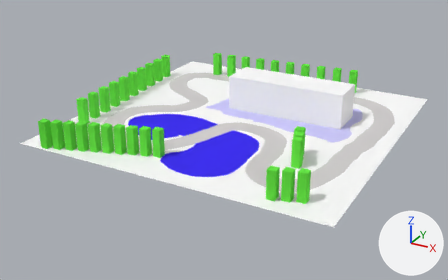
The Blender file Projekt/03-Scenes/weltDummy.blend: old version first, new version second.
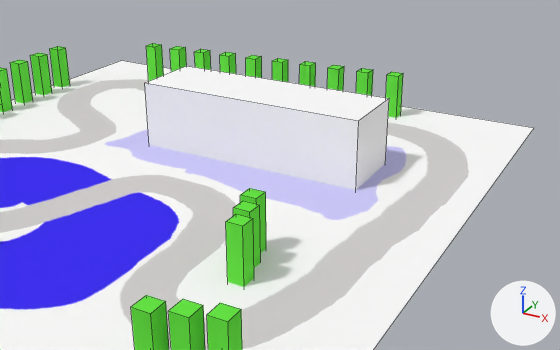
Each version appears first whole from a 50 mm lens placed at (14.1, -27.5, 12.3), pointed at (-0.5, -1.1, -0.9), and next in a close-up from a 50 mm lens placed at (12.0, -15.3, 8.2), pointed at (2.9, 1.2, 0.0). Arrows for +X, +Y and +Z are at lower right; the lights stay in place. The close-ups show mesh edges as thin lines.
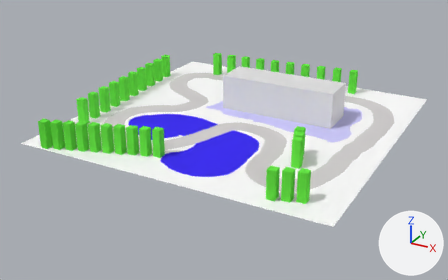
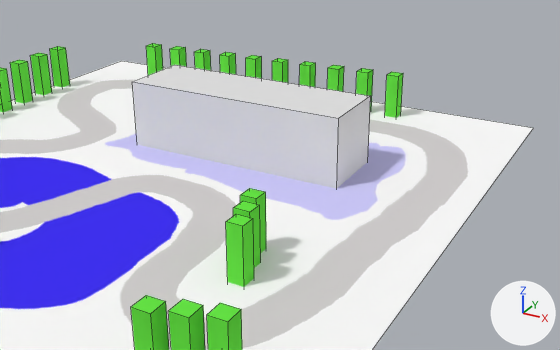
What the commit changed:
me_plane has 12 vertices, 7 faces and spans x -1.0..1.0, y -1.0..1.0, z -0.02..0.23.
me_plane is used by ob_plane; location (0.0, 0.0, 0.0); scale (8.01, 8.01, 8.01).
me_plane part 1: the loose piece of 8 vertices spanning x -0.18..0.63, y 0.15..0.4, z -0.02..0.23 is deleted.
Mesh me_cube is new.
It is a box spanning x -1.0..1.0, y -1.0..1.0, z -1.0..1.0.
Object 'Plane' (ob_plane) is rescaled from (8.01, 8.01, 8.01) to (7.99, 7.99, 7.99).
Object 'Berg' (ob_berg) is new; it shows me_cube.
Its location is (1.44, 2.06, 0.88).
Its scale is (3.17, 1.0, 1.0).

Location of each change, [x1, y1, x2, y2] in pixels of the close-ups (560 x 350 px):
'Plane', reshaped, rescaled
    before: [0, 60, 534, 350]
    after: [0, 61, 533, 350]
'Berg', added
    after: [132, 65, 371, 189]
part 1 of me_plane, deleted
    before: [145, 66, 389, 190]
